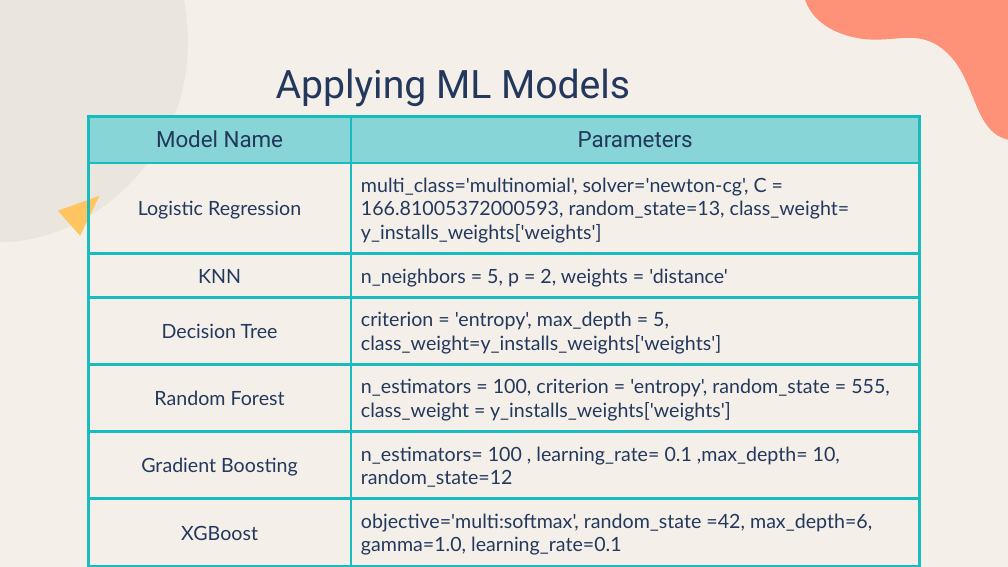
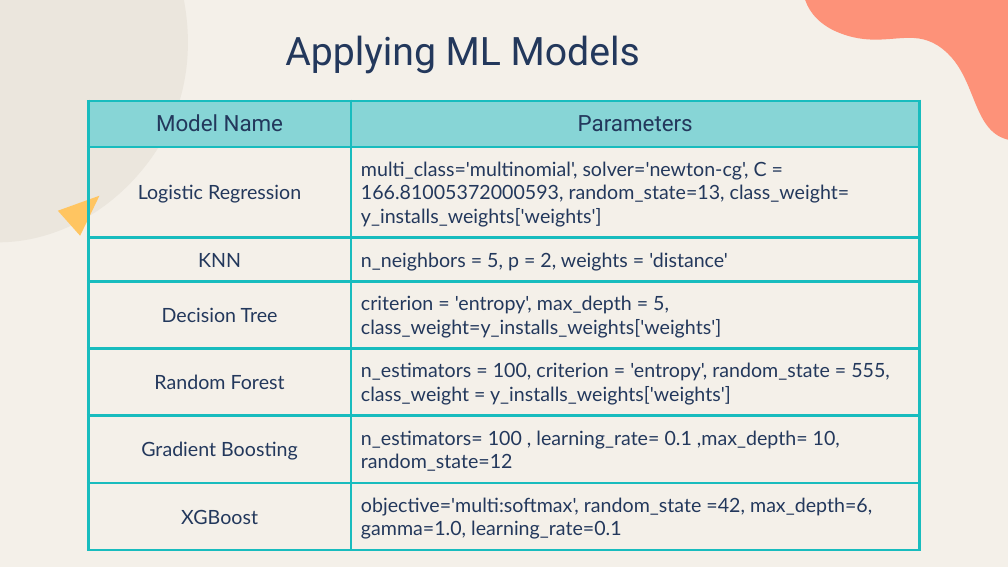
Before and after one commit to LiyanaRoslie/google-apps-ml, a slide deck: slide 21 of Final_Presentation.pptx (slide 19 before the commit). Drawn at 1008x567 pixels with LibreOffice and Linux fonts; fonts in the diff are those of the drawing. Boxes give left, top, right and bottom in pixels: in the first picture for what was removed or moved away, otherwise in the second. Text is boxed around its words. In the diff, an @@ line names an element or a change of style, - is before the commit and + after.

```diff
--- a/Final_Presentation.pptx
+++ b/Final_Presentation.pptx
@@ title "Applying ML Models": place and size @@
-title "Applying ML Models" at box(276, 68, 630, 107)
+title "Applying ML Models" at box(285, 35, 640, 74)
@@ table: place and size @@
-table at box(89, 117, 920, 567)
+table at box(89, 101, 920, 551)
```
Also in this commit, not shown: 11 other slides changed, 2 slides added.
